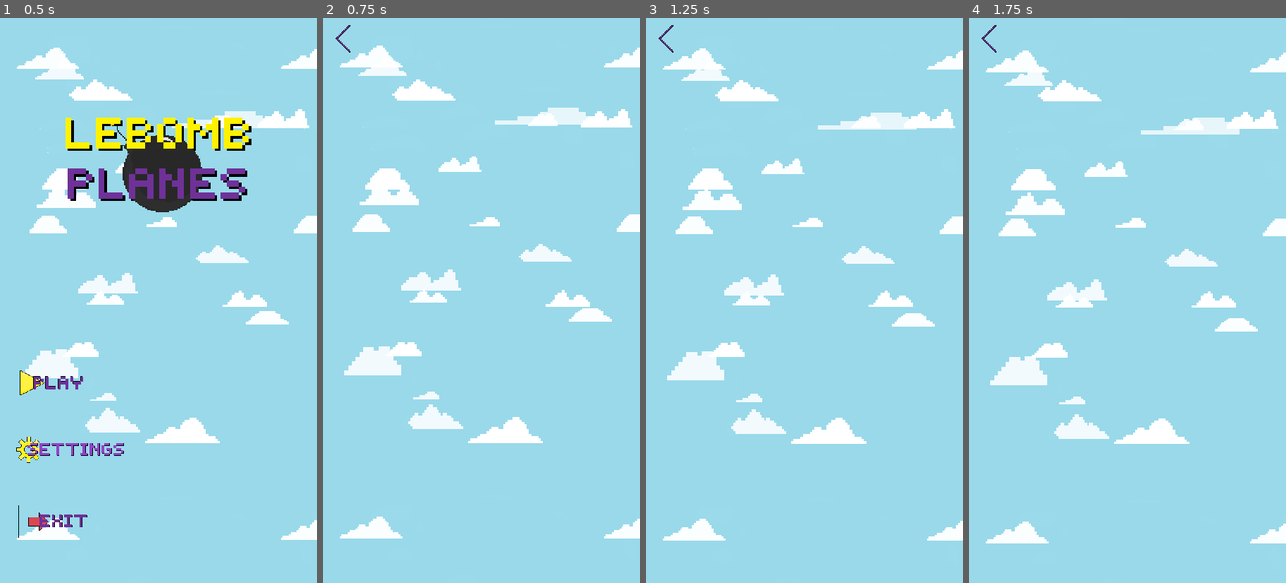
Above: before the commit, frames 1-4 (left to right).
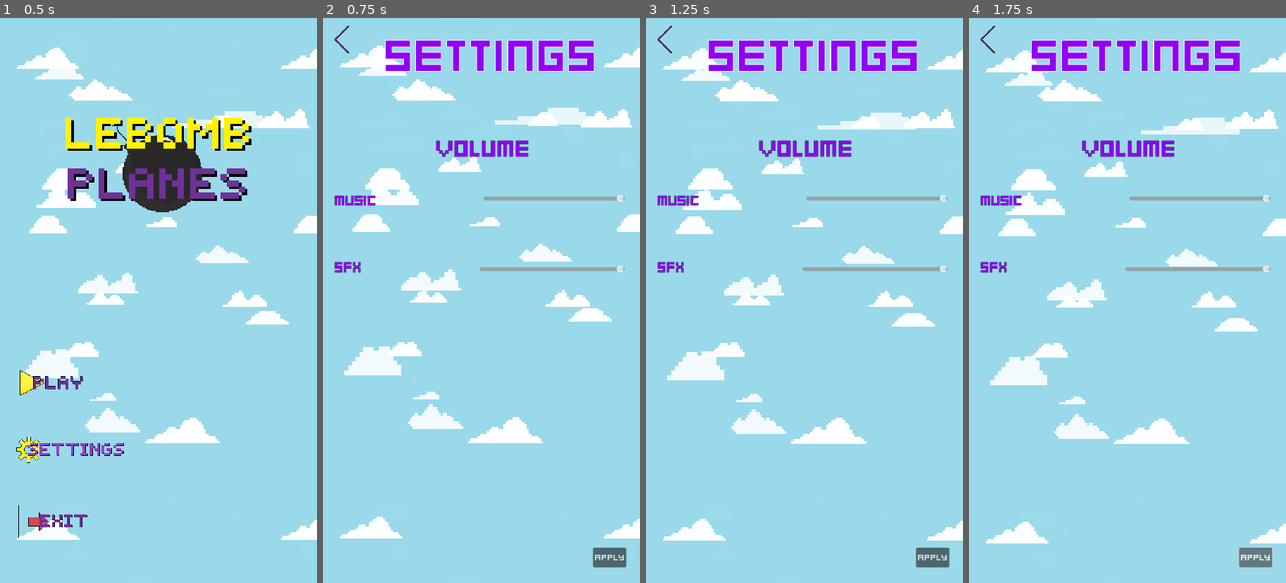
Above: after the commit, the same moments.

Repository: edmundyu2008/LeBombJames
Game: Godot game, scene res://UI/main_menu.tscn
The game is run twice, just before and just after one commit, with the same random seed, the same clock (stepped at 60 frames per second) and the same inputs.
Inputs (mouse positions are in pixels of both pictures, inside the frame that each line leads up to):
- Up to frame 1 (0.5 s): no input
- Up to frame 2 (0.75 s): click (395, 453) at 0.5 s
- Up to frame 3 (1.25 s): no input
- Up to frame 4 (1.75 s): click (1254, 554) at 1.25 s, where only the run after the commit has a clickable "Apply"

Frame 1 is identical in both runs. In frame 2, 4.3% of the frame differs, in the area x 3-96%, y 1-98%; in frame 3, 4.3%; in frame 4, 4.4%.

Commit message:
add sound

Diff:
--- /dev/null
+++ b/UI/AudioSettings.gd
@@ -0,0 +1,17 @@
+extends Control
+
+
+func _ready():
+	$MusicSlider.value = db_to_linear(AudioServer.get_bus_volume_db(1))
+	$SFXSlider.value = db_to_linear(AudioServer.get_bus_volume_db(2))
+
+func _process(delta):
+	pass
+
+
+func _on_sfx_slider_mouse_exited():
+	release_focus()
+
+
+func _on_music_slider_mouse_exited():
+	release_focus()
--- a/UI/settings.gd
+++ b/UI/settings.gd
@@ -4,3 +4,8 @@
 
 func _on_back_button_settings_pressed():
 	get_tree().change_scene_to_file("res://UI/main_menu.tscn")
+
+
+func _on_apply_pressed():
+	AudioServer.set_bus_volume_db(1, linear_to_db($AudioSettings/MusicSlider.value))
+	AudioServer.set_bus_volume_db(2, linear_to_db($AudioSettings/SFXSlider.value))
--- a/UI/settings.tscn
+++ b/UI/settings.tscn
@@ -1,17 +1,109 @@
-[gd_scene load_steps=4 format=3 uid="uid://u83r7qsgdekg"]
+[gd_scene load_steps=6 format=3 uid="uid://u83r7qsgdekg"]
 
 [ext_resource type="Script" path="res://UI/settings.gd" id="1_lqaj2"]
 [ext_resource type="PackedScene" uid="uid://cvw4ajho6rrms" path="res://UI/sky_background.tscn" id="3_51067"]
 [ext_resource type="Texture2D" uid="uid://exr6mjjlvfrg" path="res://UI/backbutton.png" id="3_fqm84"]
+[ext_resource type="FontFile" uid="uid://jl34hxvwvjwv" path="res://kenney_mini_square.ttf" id="4_u54qd"]
+[ext_resource type="Script" path="res://UI/AudioSettings.gd" id="5_m6537"]
 
 [node name="Settings" type="Node2D"]
 script = ExtResource("1_lqaj2")
 
 [node name="BackButtonSettings" type="TextureButton" parent="."]
-offset_right = 40.0
-offset_bottom = 40.0
+offset_left = -3.0
+offset_top = 2.0
+offset_right = 77.0
+offset_bottom = 82.0
 texture_normal = ExtResource("3_fqm84")
 
 [node name="SkyBackground" parent="." instance=ExtResource("3_51067")]
 
+[node name="SettingsTitle" type="Label" parent="."]
+offset_left = 128.0
+offset_top = 8.0
+offset_right = 568.0
+offset_bottom = 133.0
+theme_override_colors/font_color = Color(0.568627, 0, 0.956863, 1)
+theme_override_colors/font_outline_color = Color(1, 1, 1, 1)
+theme_override_constants/outline_size = 5
+theme_override_fonts/font = ExtResource("4_u54qd")
+theme_override_font_sizes/font_size = 100
+text = "Settings"
+
+[node name="SoundVolume" type="Label" parent="."]
+offset_left = 232.0
+offset_top = 232.0
+offset_right = 426.0
+offset_bottom = 295.0
+theme_override_colors/font_color = Color(0.568627, 0, 0.956863, 1)
+theme_override_colors/font_outline_color = Color(0, 0, 0, 1)
+theme_override_constants/outline_size = 2
+theme_override_fonts/font = ExtResource("4_u54qd")
+theme_override_font_sizes/font_size = 50
+text = "Volume"
+
+[node name="AudioSettings" type="Control" parent="."]
+layout_mode = 3
+anchors_preset = 0
+offset_right = 40.0
+offset_bottom = 40.0
+script = ExtResource("5_m6537")
+
+[node name="Music" type="Label" parent="AudioSettings"]
+layout_mode = 2
+offset_left = 24.0
+offset_top = 352.0
+offset_right = 654.0
+offset_bottom = 390.0
+theme_override_colors/font_color = Color(0.568627, 0, 0.956863, 1)
+theme_override_colors/font_outline_color = Color(0, 0, 0, 1)
+theme_override_constants/outline_size = 2
+theme_override_fonts/font = ExtResource("4_u54qd")
+theme_override_font_sizes/font_size = 30
+text = "MUSIC"
+
+[node name="MusicSlider" type="HSlider" parent="AudioSettings"]
+layout_mode = 2
+offset_left = 328.0
+offset_top = 360.0
+offset_right = 616.0
+offset_bottom = 376.0
+max_value = 1.0
+step = 0.05
+
+[node name="SFX" type="Label" parent="AudioSettings"]
+layout_mode = 2
+offset_left = 24.0
+offset_top = 488.0
+offset_right = 654.0
+offset_bottom = 526.0
+theme_override_colors/font_color = Color(0.568627, 0, 0.956863, 1)
+theme_override_colors/font_outline_color = Color(0, 0, 0, 1)
+theme_override_constants/outline_size = 2
+theme_override_fonts/font = ExtResource("4_u54qd")
+theme_override_font_sizes/font_size = 30
+text = "SFX"
+
+[node name="SFXSlider" type="HSlider" parent="AudioSettings"]
+layout_mode = 2
+offset_left = 320.0
+offset_top = 504.0
+offset_right = 616.0
+offset_bottom = 520.0
+max_value = 1.0
+step = 0.05
+
+[node name="Apply" type="Button" parent="AudioSettings"]
+layout_mode = 0
+offset_left = 552.0
+offset_top = 1080.0
+offset_right = 620.0
+offset_bottom = 1120.0
+theme_override_fonts/font = ExtResource("4_u54qd")
+theme_override_font_sizes/font_size = 20
+text = "Apply"
+
 [connection signal="pressed" from="BackButtonSettings" to="." method="_on_back_button_settings_pressed"]
+[connection signal="mouse_exited" from="AudioSettings/MusicSlider" to="AudioSettings" method="_on_music_slider_mouse_exited"]
+[connection signal="mouse_exited" from="AudioSettings/SFXSlider" to="AudioSettings" method="_on_sfx_slider_mouse_exited"]
+[connection signal="pressed" from="AudioSettings/Apply" to="." method="_on_apply_pressed"]
--- /dev/null
+++ b/default_bus_layout.tres
@@ -0,0 +1,16 @@
+[gd_resource type="AudioBusLayout" format=3 uid="uid://bvikm5376b0n6"]
+
+[resource]
+bus/0/send = &"Music"
+bus/1/name = &"Music"
+bus/1/solo = false
+bus/1/mute = false
+bus/1/bypass_fx = false
+bus/1/volume_db = 0.0
+bus/1/send = &"Master"
+bus/2/name = &"SFX"
+bus/2/solo = false
+bus/2/mute = false
+bus/2/bypass_fx = false
+bus/2/volume_db = 0.0
+bus/2/send = &"Master"
Not shown, added: UI/lebombplanesmusic_game.wav.import
Not shown, added: UI/lebombplanesmusic_game.wav
